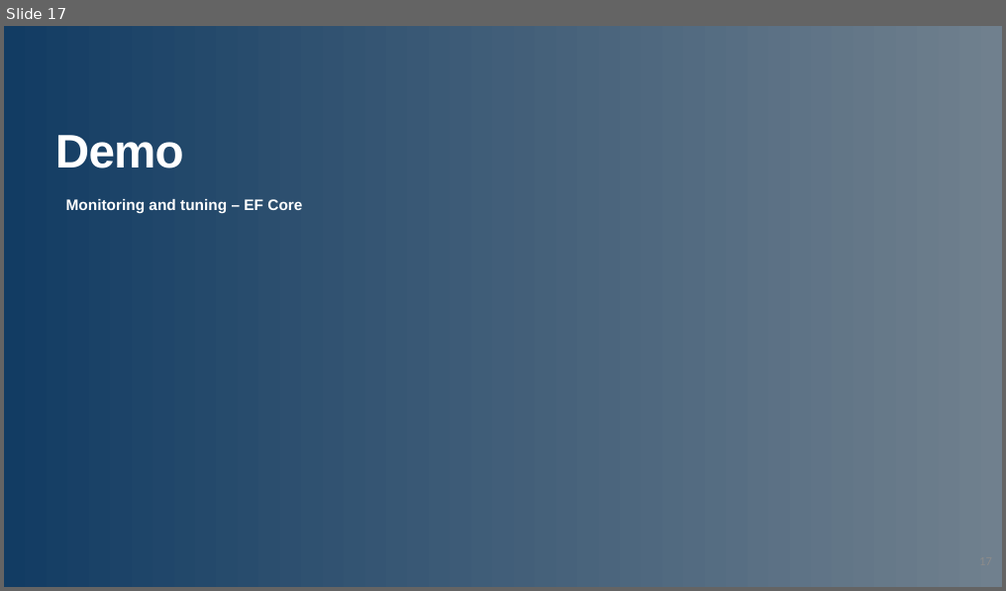
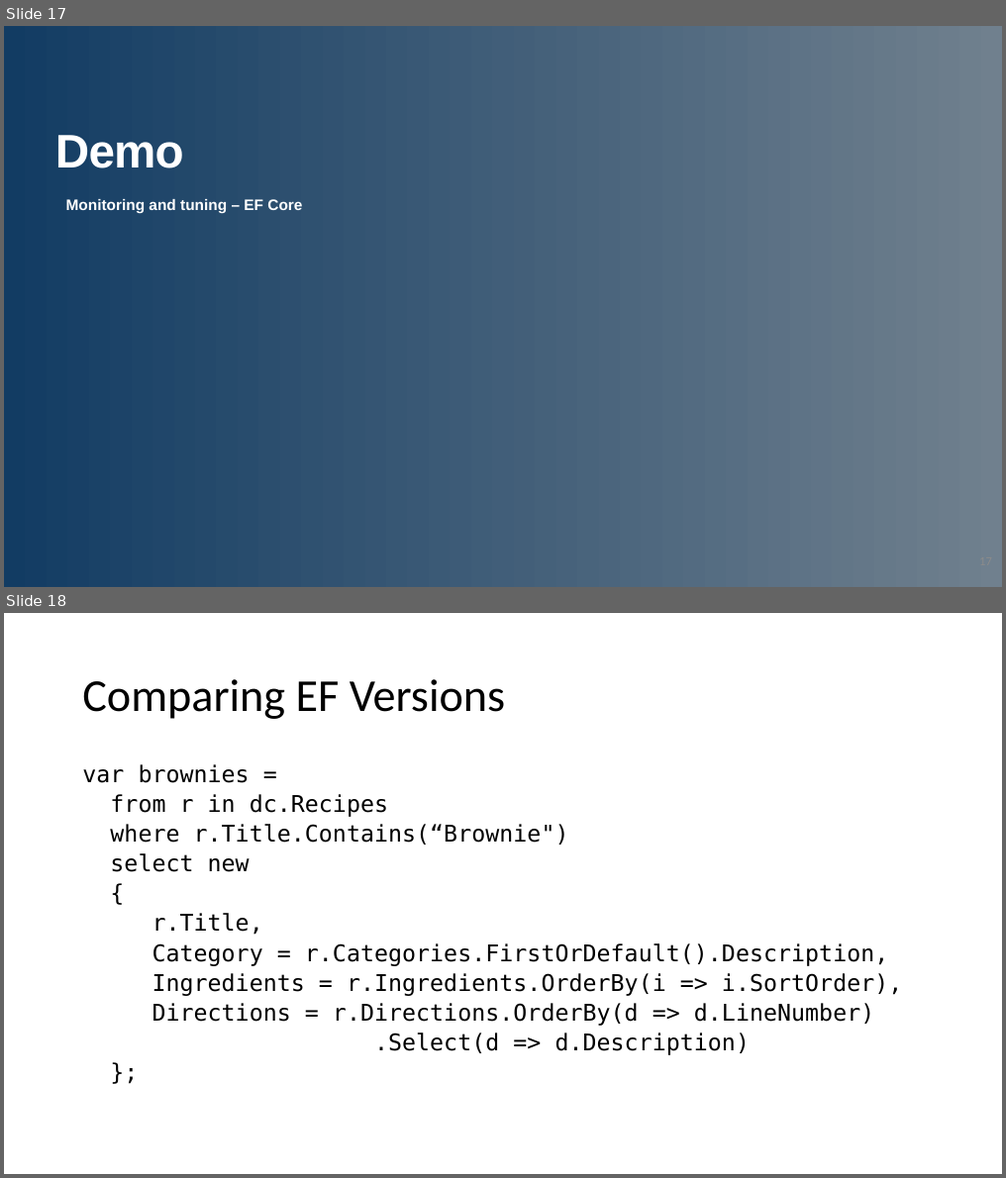
Before and after one commit to jwooley/RecipeWebApi, a slide deck: EFPerf.pptx. Shown one above the other, each under a label of ours: slide 17 before the commit, slides 17 and 18 after it. The pictures are 1006x591 and 1006x1178 pixels, drawn with LibreOffice and Linux fonts; fonts in the diff are those of the drawing; background and template pictures are left out. Boxes give left, top, right and bottom in pixels: in the first picture for what was removed or moved away, otherwise in the second. Text is boxed around its words. In the diff, an @@ line names an element or a change of style, - is before the commit and + after.

```diff
--- a/EFPerf.pptx
+++ b/EFPerf.pptx
@@ slide 18 added at (x1=4, y1=613, x2=1002, y2=1174), background #FFFFFF @@
@@ title added at (x1=82, y1=679, x2=505, y2=719), 33 pt, text #000000 @@
+Comparing EF Versions
@@ text added at (x1=82, y1=764, x2=902, y2=1056), 16.6 pt, text #000000 @@
+var brownies =
+from r in dc.Recipes
+where r.Title.Contains(“Brownie")
+select new
+{
+r.Title,
+Category = r.Categories.FirstOrDefault().Description,
+Ingredients = r.Ingredients.OrderBy(i => i.SortOrder),
+Directions = r.Directions.OrderBy(d => d.LineNumber)
+.Select(d => d.Description)
+};
```
Also in this commit, not shown: 1 slide changed, 12 other slides added.
